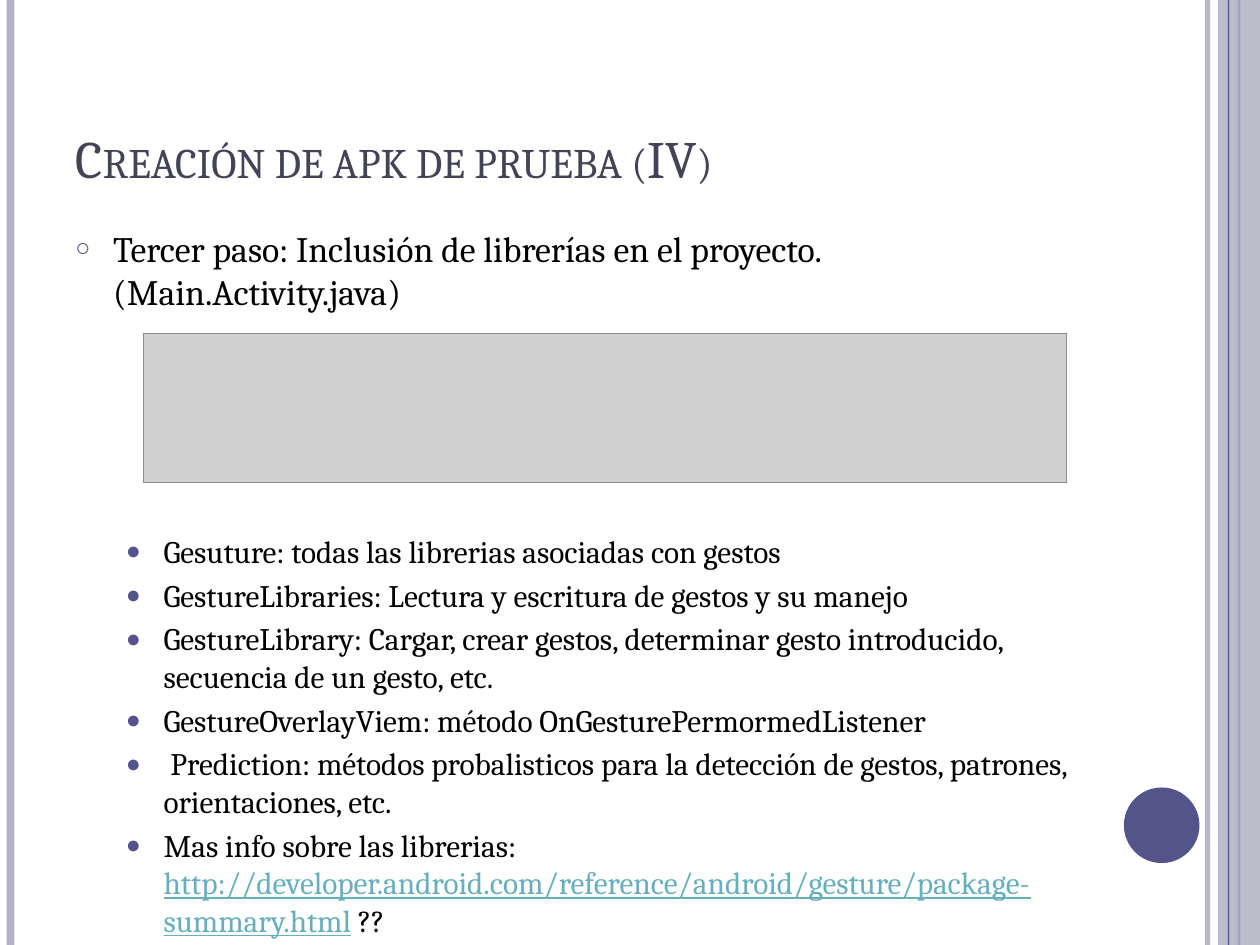
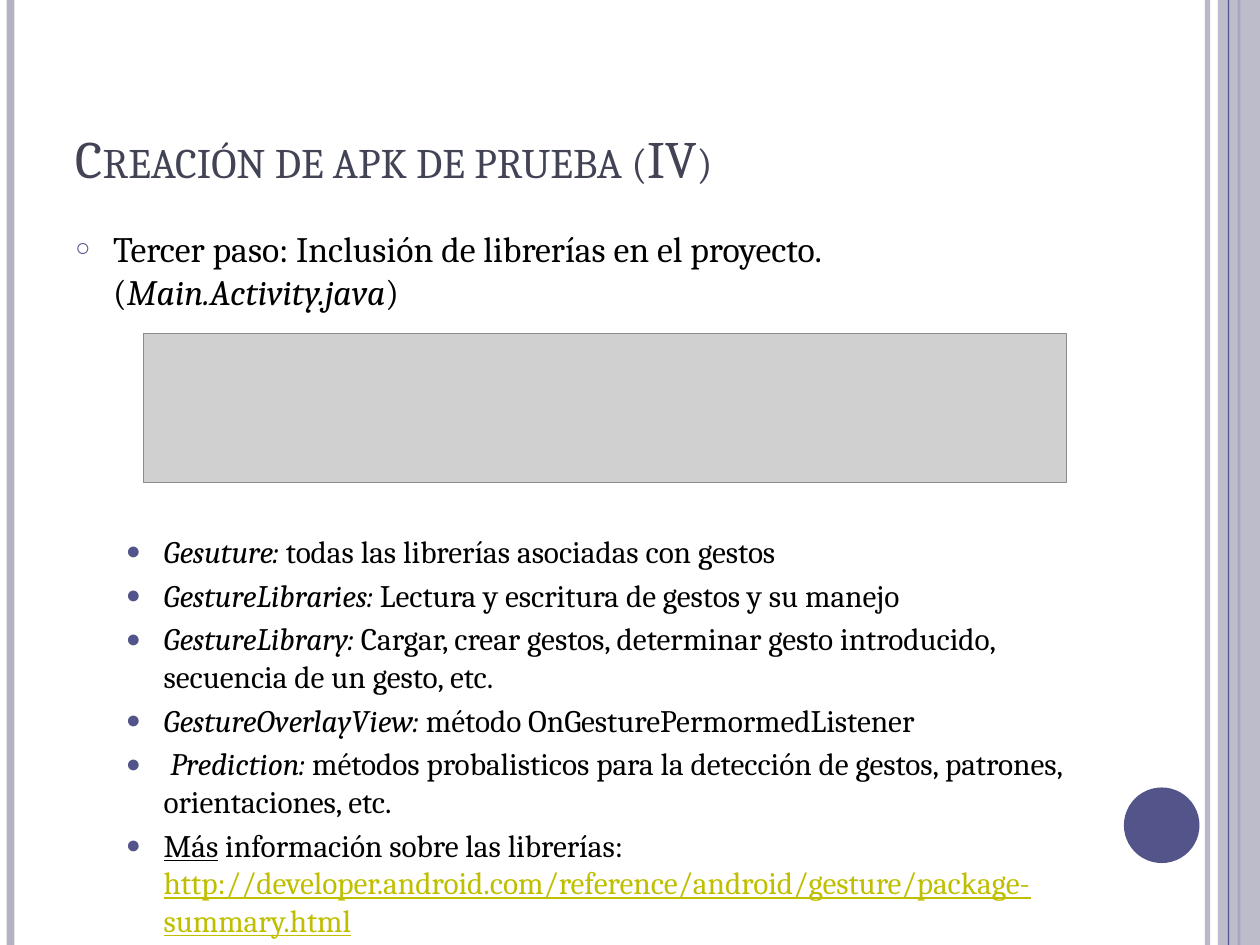
Before and after one commit to Jick9536/NPI-P3, a slide deck: slide 7 of NPI- Práctica 3_2.pptx. Drawn at 1260x945 pixels with LibreOffice and Linux fonts; fonts in the diff are those of the drawing; grey boxes stand for pictures. Boxes give left, top, right and bottom in pixels: in the first picture for what was removed or moved away, otherwise in the second. Text is boxed around its words. In the diff, an @@ line names an element or a change of style, - is before the commit and + after.

```diff
--- a/NPI- Práctica 3_2.pptx
+++ b/NPI- Práctica 3_2.pptx
@@ text at box(113, 237, 1063, 817): italic on in "(Main.Activity.java)", "GestureLibraries:", "GestureLibrary:", "Prediction:" @@
@@ text at box(164, 541, 775, 570): text changed @@
-  ● Gesuture: todas las librerias asociadas con gestos
+  ● Gesuture: todas las librerías asociadas con gestos
@@ text at box(164, 710, 914, 739): text changed @@
-  ● GestureOverlayViem: método OnGesturePermormedListener
+  ● GestureOverlayView: método OnGesturePermormedListener
@@ text at box(164, 834, 1030, 901): text changed; text colour #67AFBD to #BFBF00 @@
-  ● Mas info sobre las librerias: http://developer.android.com/reference/android/gesture/package-summary.html ??
+  ● Más información sobre las librerías: http://developer.android.com/reference/android/gesture/package-summary.html
```
Also in this commit, not shown: 8 other slides changed, 1 other file.
